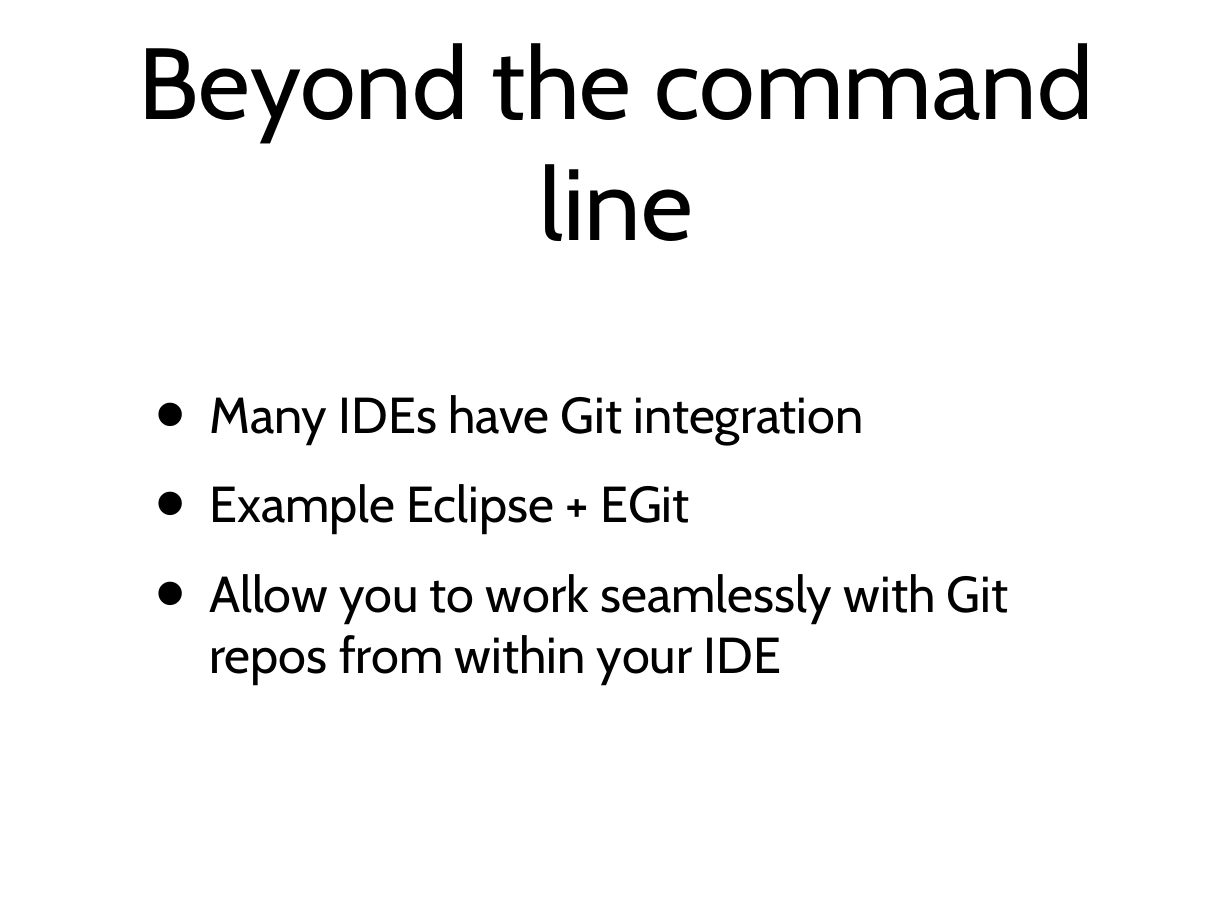
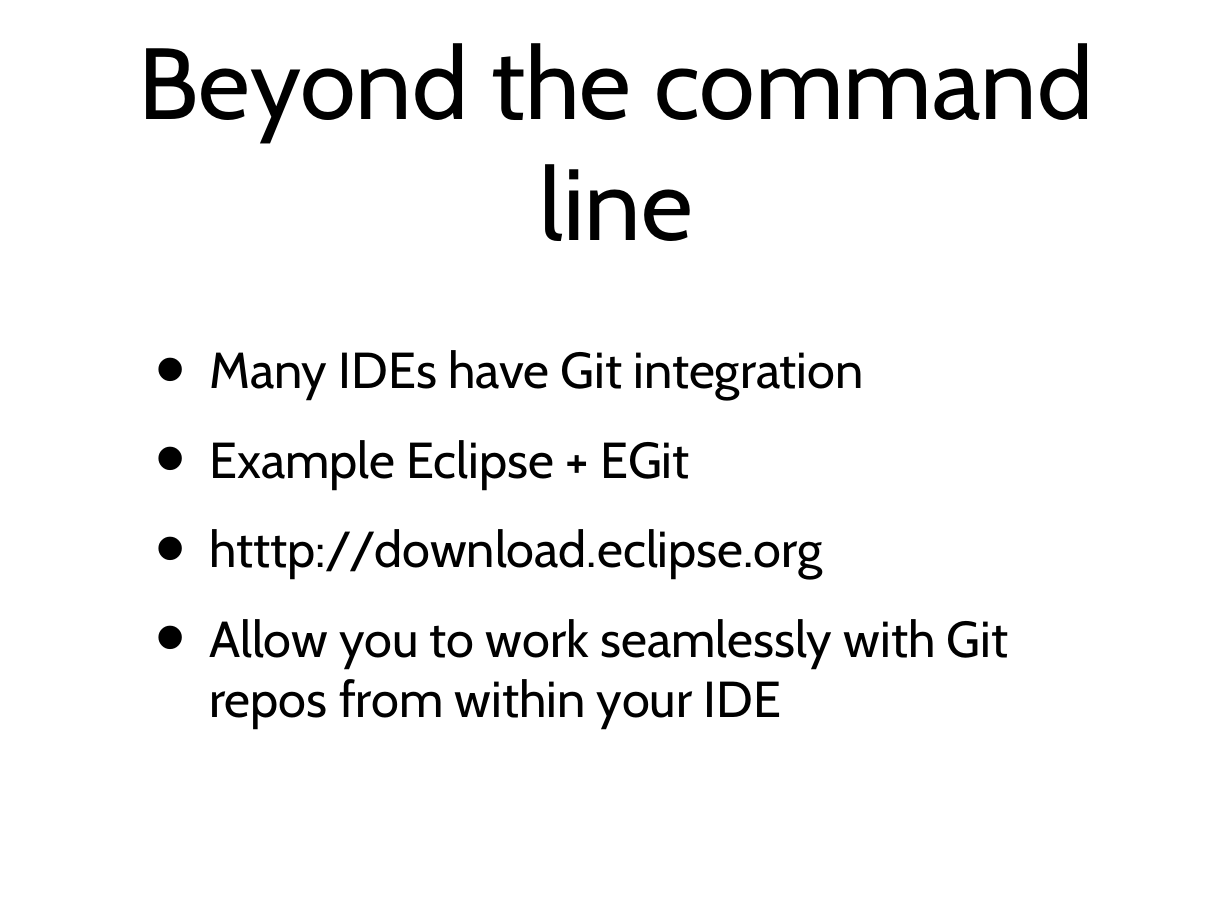
Before and after one commit to kmoir/Git-tutorial, a slide deck: slide 49 of GitParty.ppt. Drawn at 1232x924 pixels with LibreOffice and Linux fonts; fonts in the diff are those of the drawing. Boxes give left, top, right and bottom in pixels: in the first picture for what was removed or moved away, otherwise in the second. Text is boxed around its words. In the diff, an @@ line names an element or a change of style, - is before the commit and + after.

```diff
--- a/GitParty.ppt
+++ b/GitParty.ppt
@@ text at box(209, 529, 823, 578): paragraph added @@
+• htttp://download.eclipse.org
```
Also in this commit, not shown: 7 other slides changed, 4 other files.
